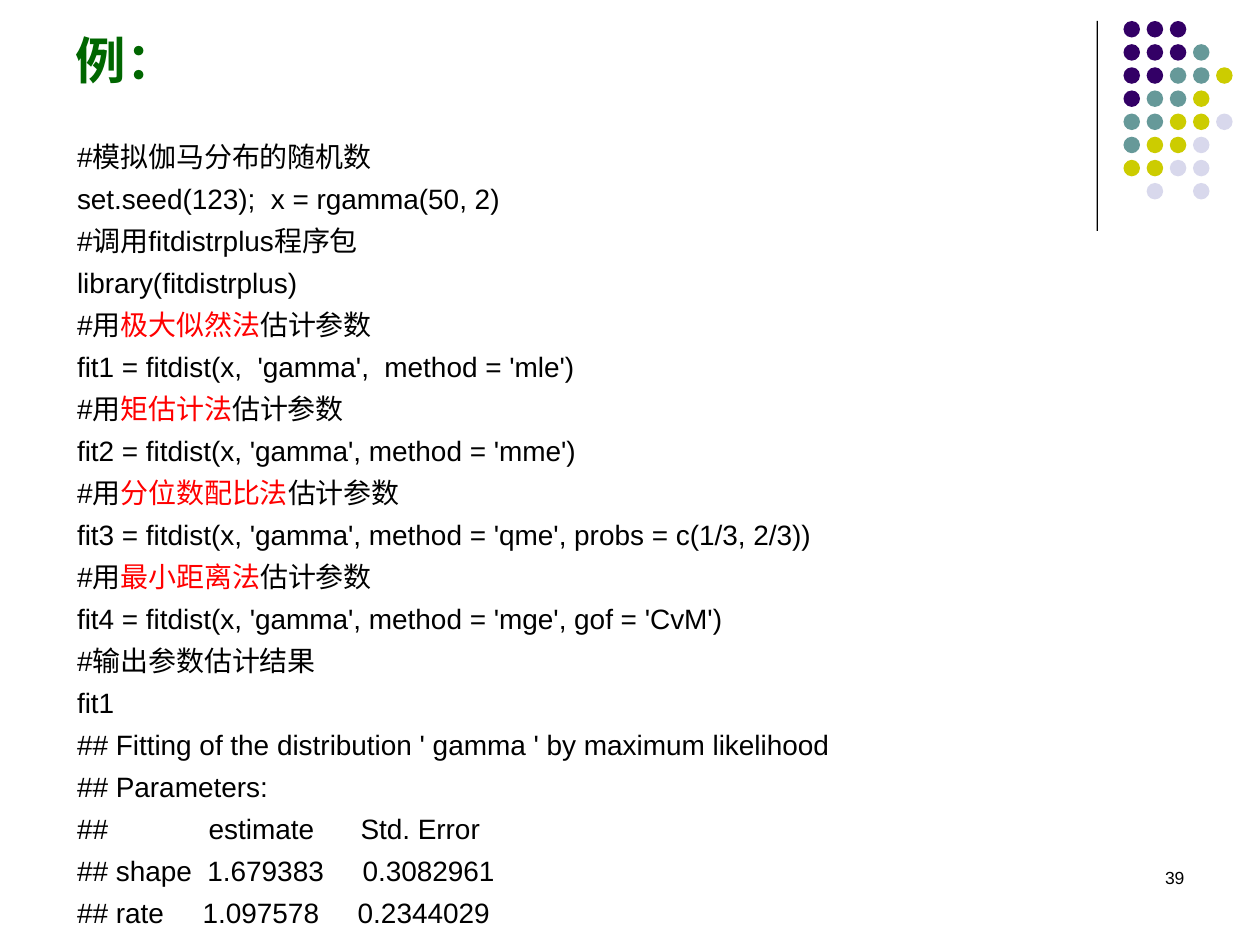
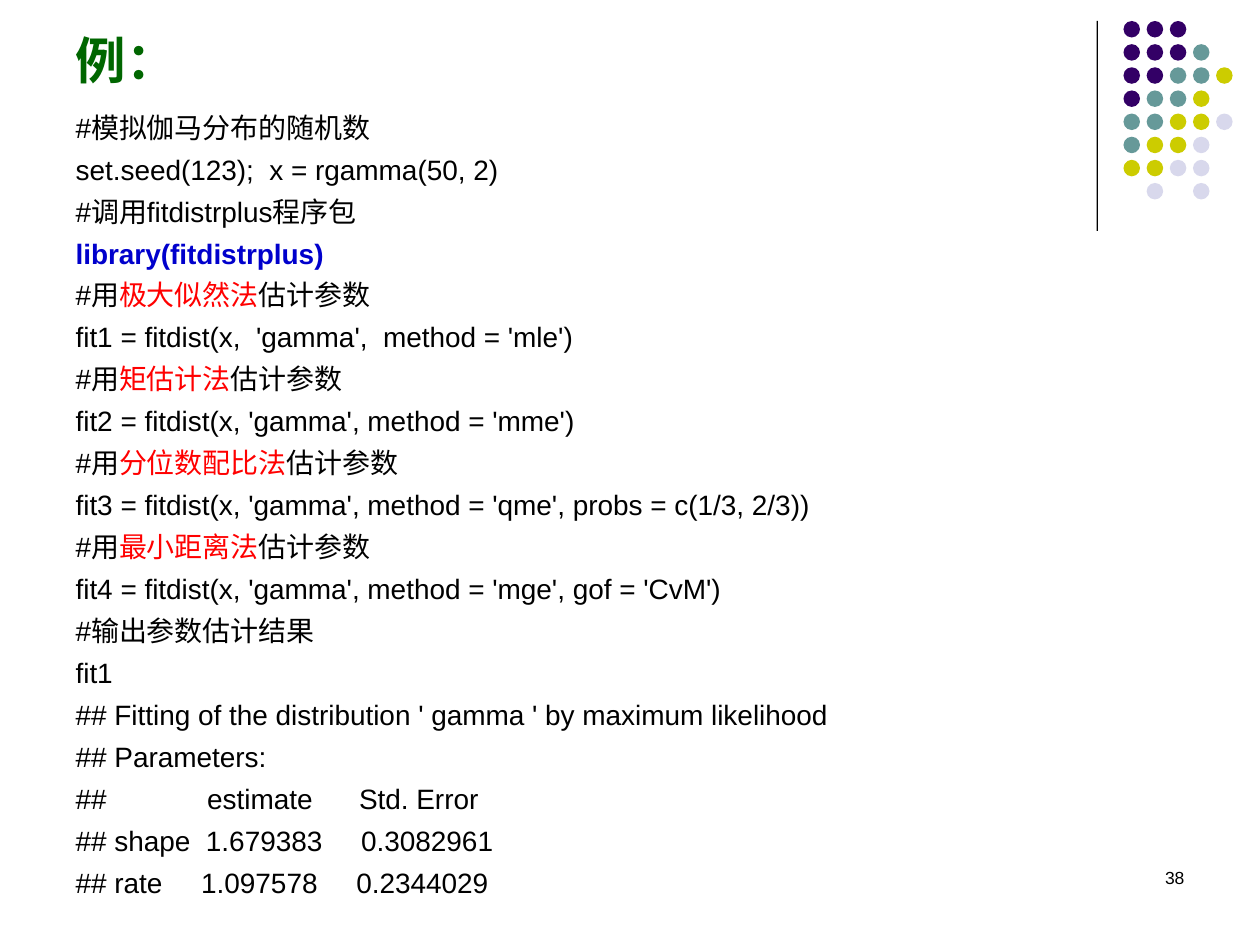
Before and after one commit to Francisor/Non-life-Insurance-Actuarial-Science, a slide deck: slide 38 of Lectures/Week 3 - 损失金额模型.pptx (slide 39 before the commit). Drawn at 1260x945 pixels with LibreOffice and Linux fonts; fonts in the diff are those of the drawing. Boxes give left, top, right and bottom in pixels: in the first picture for what was removed or moved away, otherwise in the second. Text is boxed around its words. In the diff, an @@ line names an element or a change of style, - is before the commit and + after.

```diff
--- a/Lectures/Week 3 - 损失金额模型.pptx
+++ b/Lectures/Week 3 - 损失金额模型.pptx
@@ text "#模拟伽马分布的随机数 set.seed(123); x = rgamma(50, ...": place and size @@
-text "#模拟伽马分布的随机数 set.seed(123); x = rgamma(50, ..." at [77,146,829,924]
+text "#模拟伽马分布的随机数 set.seed(123); x = rgamma(50, ..." at [76,116,827,894]
@@ text at [76,116,573,353]: text colour #000000 to #0000CC, bold on in "library(fitdistrplus)" @@
@@ page number at [1165,871,1184,884]: text changed @@
-39
+38
```
Also in this commit, not shown: 13 other slides changed, 10 slides added, 5 slides removed, 1 other file.
